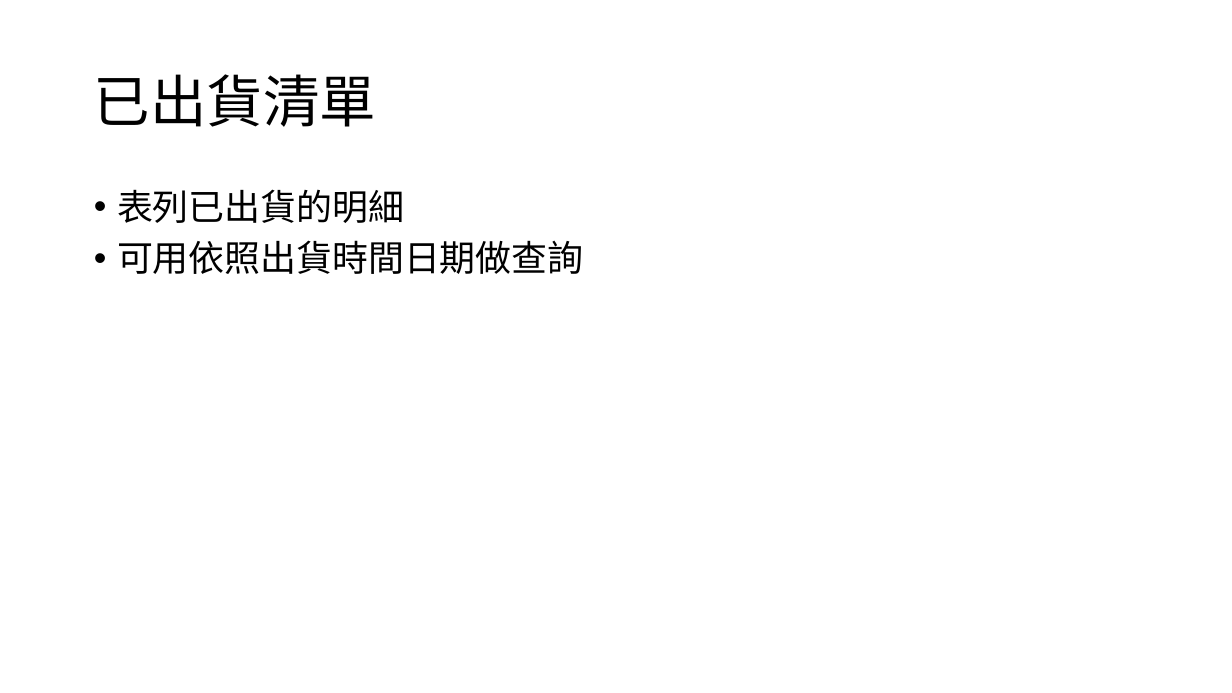
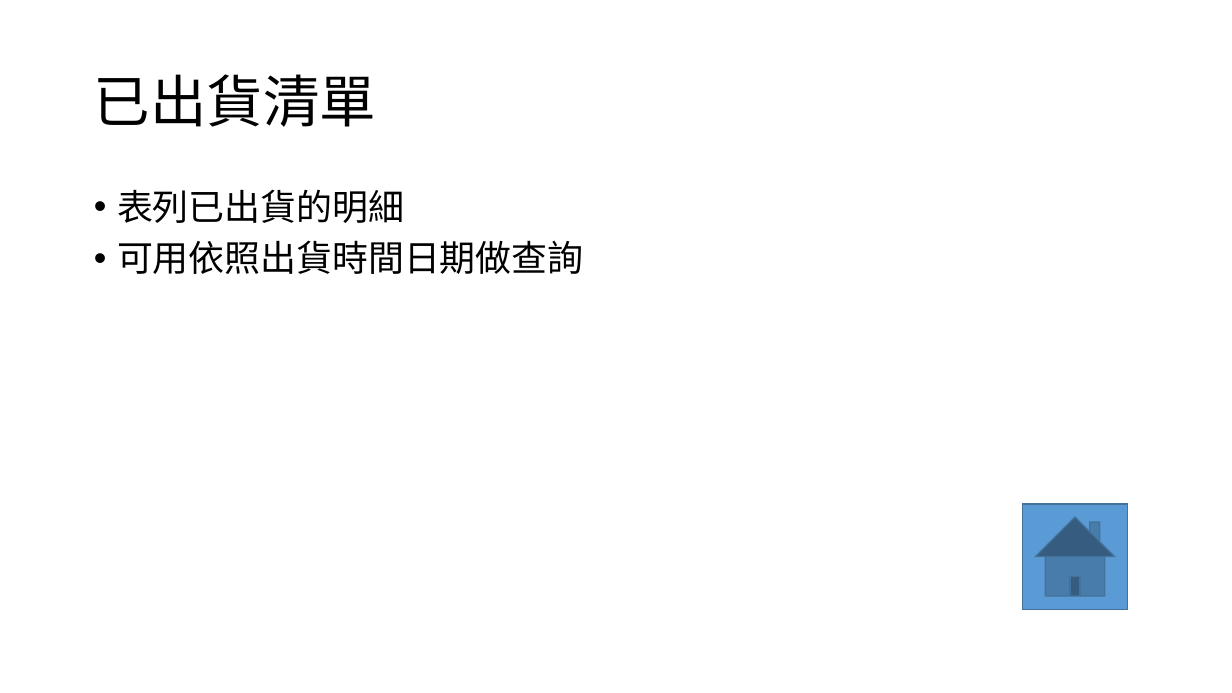
Before and after one commit to CrayHung/twoway-scanner, a slide deck: slide 28 of ACI庫存操作.pptx. Drawn at 1232x693 pixels with LibreOffice and Linux fonts; fonts in the diff are those of the drawing. Boxes give left, top, right and bottom in pixels: in the first picture for what was removed or moved away, otherwise in the second. Text is boxed around its words. In the diff, an @@ line names an element or a change of style, - is before the commit and + after.

Commit message:
新增出貨清單+已出貨歷史清單

```diff
--- a/ACI庫存操作.pptx
+++ b/ACI庫存操作.pptx
@@ action button home added at (x1=1022, y1=504, x2=1128, y2=609), fill #5B9BD5, outline #43739E 1 pt @@
```
Also in this commit, not shown: 17 other slides changed, 3 slides added, 3 slides removed, 2 other files.
